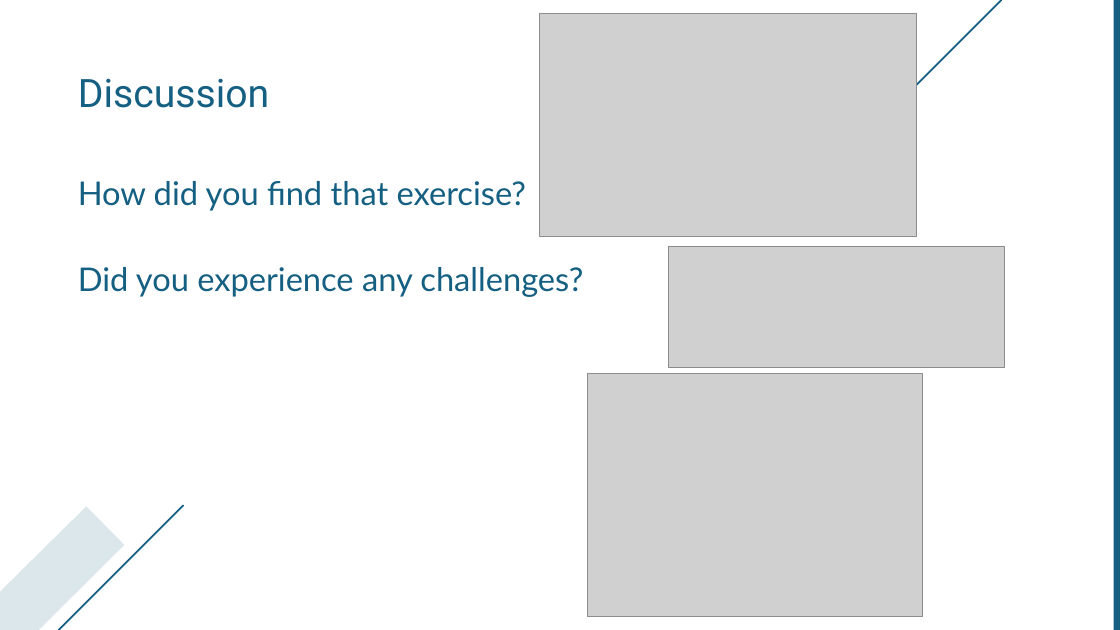
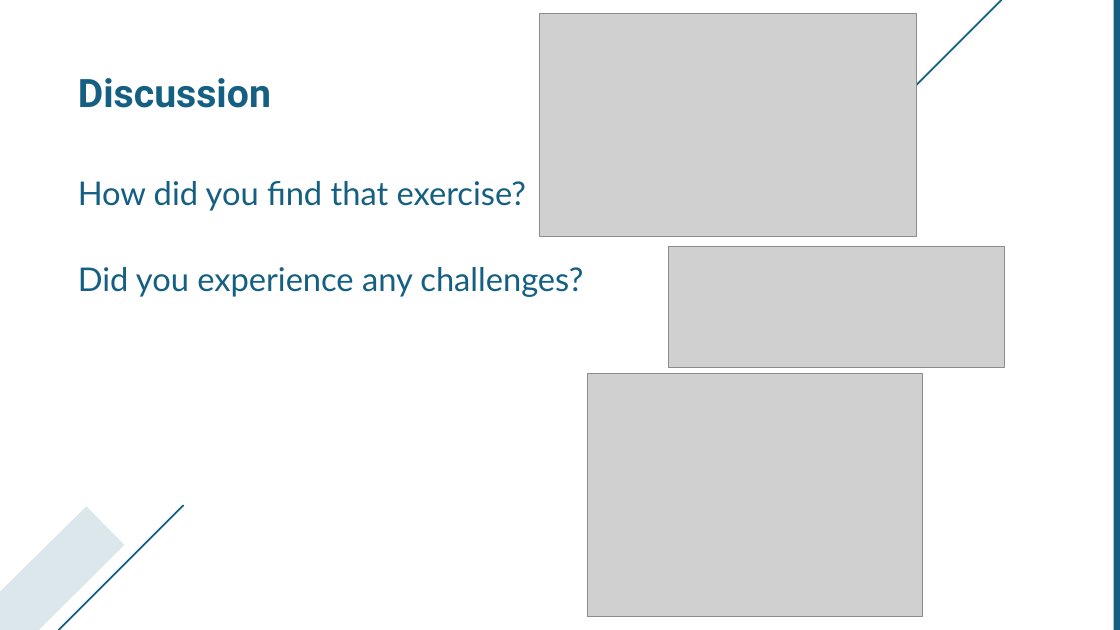
Before and after one commit to Gromm21xx/Modules-Packages-VirtualEnvironments, a slide deck: slide 10 of Modules & Packages Slides.pptx. Drawn at 1120x630 pixels with LibreOffice and Linux fonts; fonts in the diff are those of the drawing; grey boxes stand for pictures; background and template pictures are left out. Boxes give left, top, right and bottom in pixels: in the first picture for what was removed or moved away, otherwise in the second. Text is boxed around its words. In the diff, an @@ line names an element or a change of style, - is before the commit and + after.

```diff
--- a/Modules & Packages Slides.pptx
+++ b/Modules & Packages Slides.pptx
@@ text "Discussion" at (78, 78, 271, 108): bold on @@
```
Also in this commit, not shown: 2 other slides changed.
